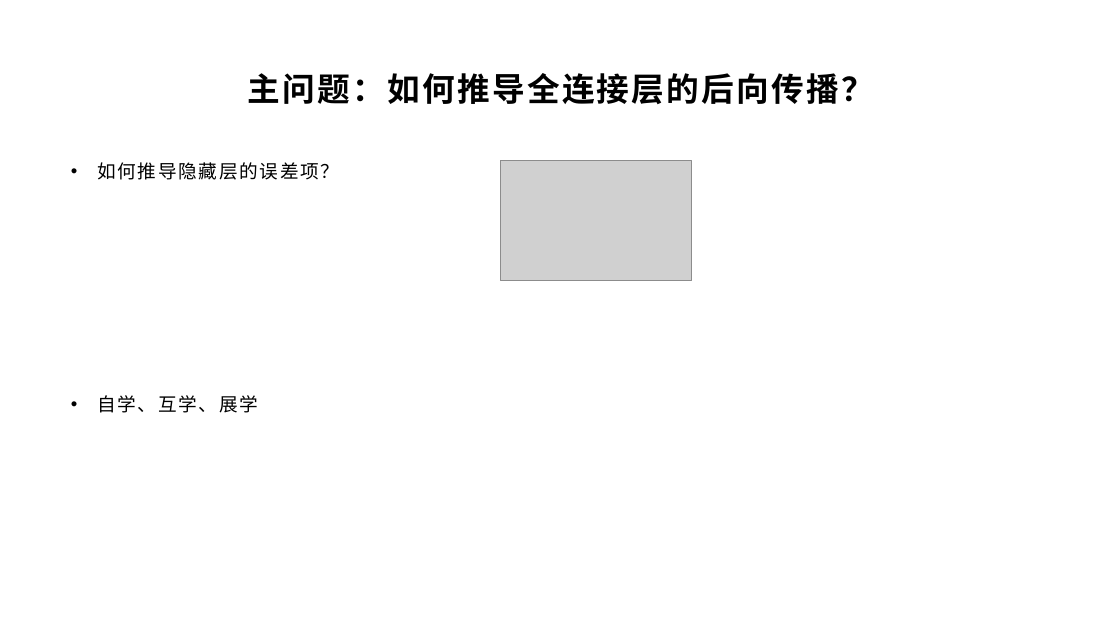
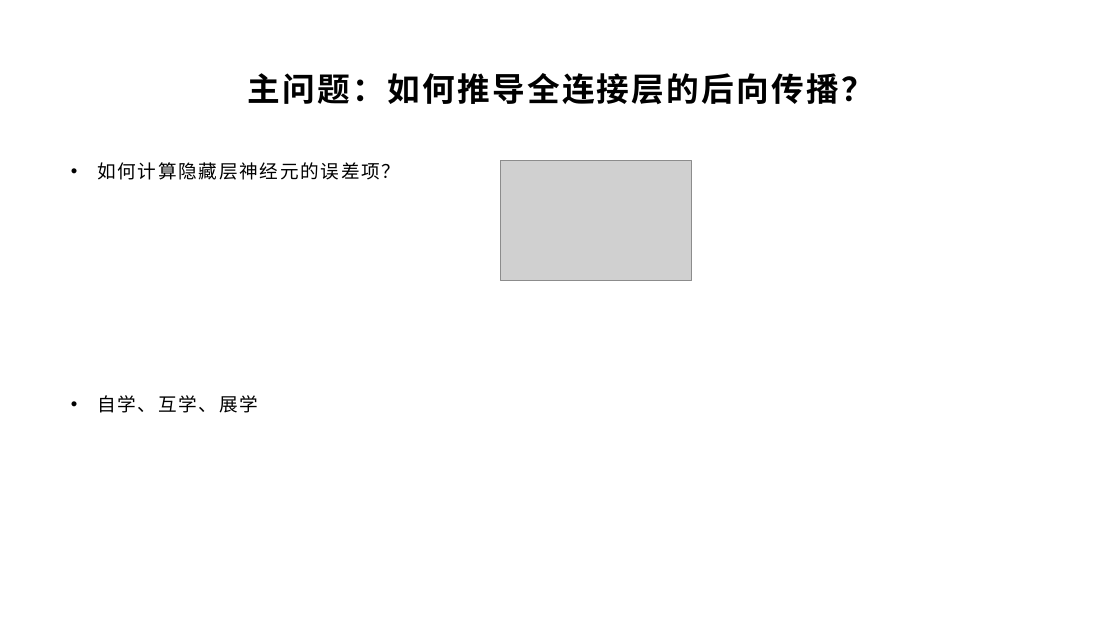
Before and after one commit to yyc-git/DeepLearningEdu, a slide deck: slide 19 of lessons/3_derivation_3/ppt/全连接层的前向和后向传播推导（下）.pptx (slide 17 before the commit). Drawn at 1120x630 pixels with LibreOffice and Linux fonts; fonts in the diff are those of the drawing; grey boxes stand for pictures; background and template pictures are left out. Boxes give left, top, right and bottom in pixels: in the first picture for what was removed or moved away, otherwise in the second. Text is boxed around its words. In the diff, an @@ line names an element or a change of style, - is before the commit and + after.

```diff
--- a/lessons/3_derivation_3/ppt/全连接层的前向和后向传播推导（下）.pptx
+++ b/lessons/3_derivation_3/ppt/全连接层的前向和后向传播推导（下）.pptx
@@ text at <box>97,162,400,180</box>: text changed @@
-• 如何推导隐藏层的误差项？
+• 如何计算隐藏层神经元的误差项？
```
Also in this commit, not shown: 18 other slides changed, 3 slides added, 1 slide removed, 1 other file.
